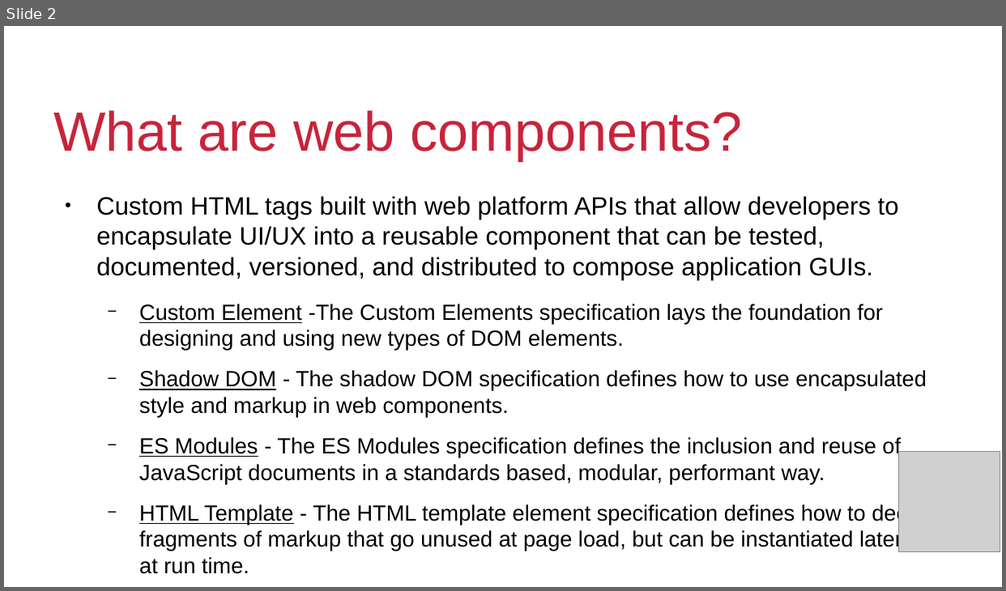
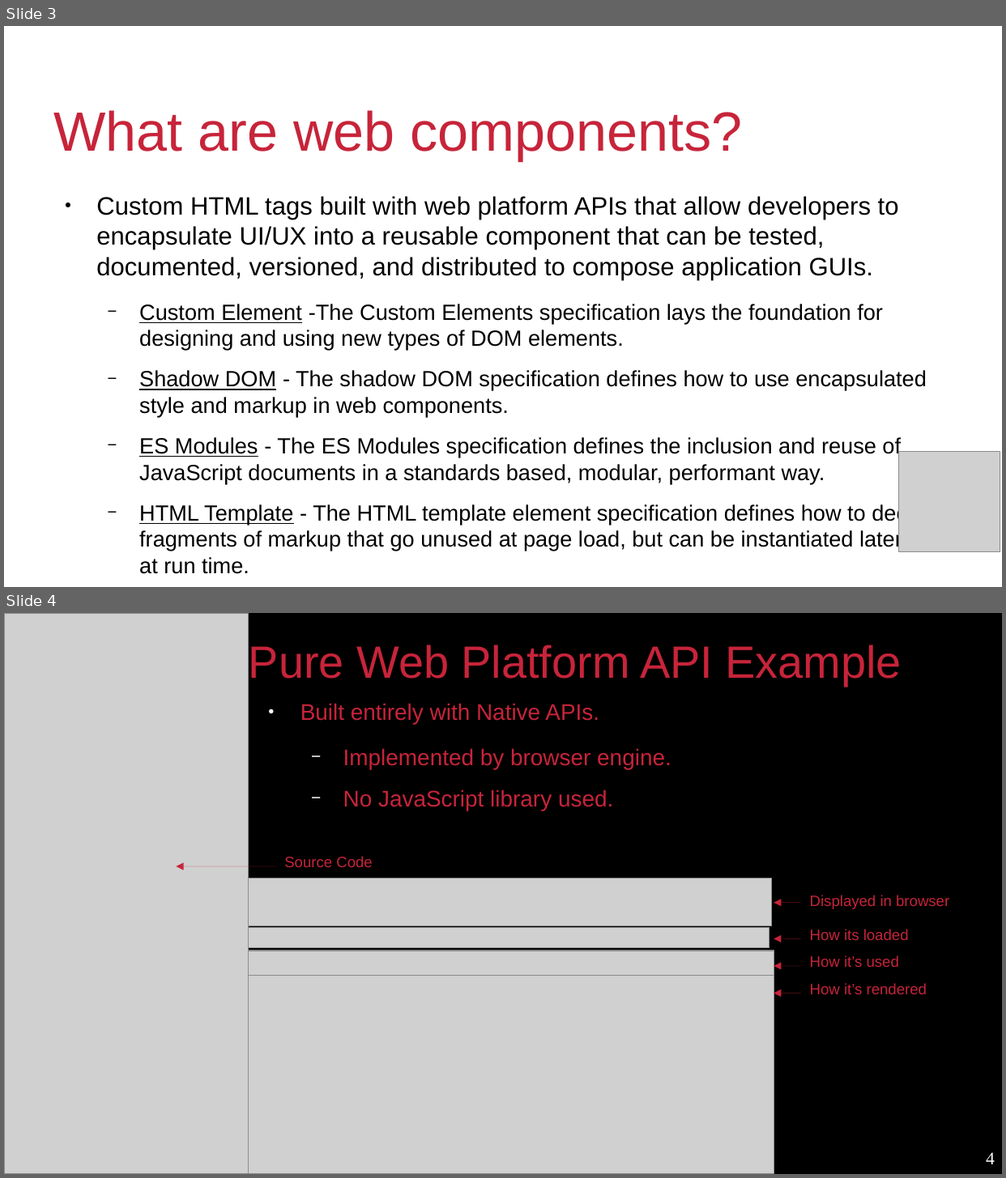
Before and after one commit to QuiWorks/wc-presentation, a slide deck: wc-pp-presentation.odp. Shown one above the other, each under a label of ours: slide 2 before the commit, slides 3 and 4 after it. The pictures are 1006x591 and 1006x1178 pixels, drawn with LibreOffice and Linux fonts; fonts in the diff are those of the drawing; grey boxes stand for pictures; background and template pictures are left out. Boxes give left, top, right and bottom in pixels: in the first picture for what was removed or moved away, otherwise in the second. Text is boxed around its words. In the diff, an @@ line names an element or a change of style, - is before the commit and + after.

Commit message:
add bare bones example and other improvements

```diff
--- a/wc-pp-presentation.odp
+++ b/wc-pp-presentation.odp
@@ slide 4 added at (4, 613, 1002, 1174), background #000000; not listed: 3 template elements that a slide beside it also shows @@
@@ picture added at (5, 613, 249, 1174) @@
@@ title added at (249, 645, 901, 686), 36 pt, text #C7243A @@
+Pure Web Platform API Example
@@ text added at (300, 703, 671, 811), 18 pt, text #C7243A @@
+● Built entirely with Native APIs.
+  − Implemented by browser engine.
+  − No JavaScript library used.
@@ arrow added from (275, 867) to (176, 867), #C7243A 0 pt @@
@@ picture added at (249, 879, 772, 926) @@
@@ text added at (284, 856, 372, 867), 12 pt, text #C7243A @@
+Source Code
@@ arrow added from (801, 903) to (774, 903), #C7243A 0 pt @@
@@ text added at (810, 895, 949, 909), 12 pt, text #C7243A @@
+Displayed in browser
@@ picture added at (249, 927, 769, 948) @@
@@ picture added at (249, 951, 774, 975) @@
@@ arrow added from (801, 939) to (774, 939), #C7243A 0 pt @@
@@ text added at (810, 929, 909, 940), 12 pt, text #C7243A @@
+How its loaded
@@ picture added at (249, 975, 774, 1174) @@
@@ arrow added from (801, 966) to (774, 966), #C7243A 0 pt @@
@@ text added at (810, 956, 899, 967), 12 pt, text #C7243A @@
+How it’s used
@@ arrow added from (801, 994) to (774, 994), #C7243A 0 pt @@
@@ text added at (810, 983, 927, 995), 12 pt, text #C7243A @@
+How it’s rendered
@@ what was slide 2 is now slide 3 @@
```
Also in this commit, not shown: 5 slides changed.
